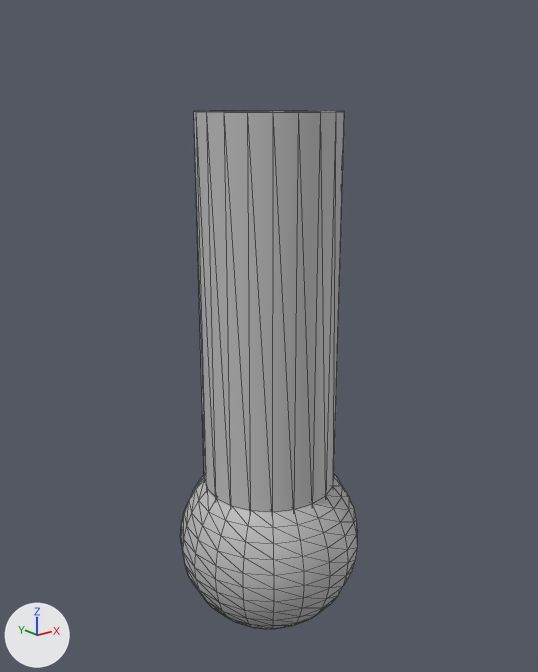
An edit to the FBX model Assets/PlayerFbx/FootLegs.fbx, drawn before and after from the same camera.
Camera for both pictures: a 50 mm lens placed at (-0.0323, -0.0403, 0.0395), pointed at (0.0003, 0.0004, 0.0233). Lighting does not change. The marker at lower left points along +X, +Y and +Z. Mesh edges are drawn as thin lines. Where no turn or scale is listed for an object, it has been applied to the vertices. Vertices at the same position are counted once.
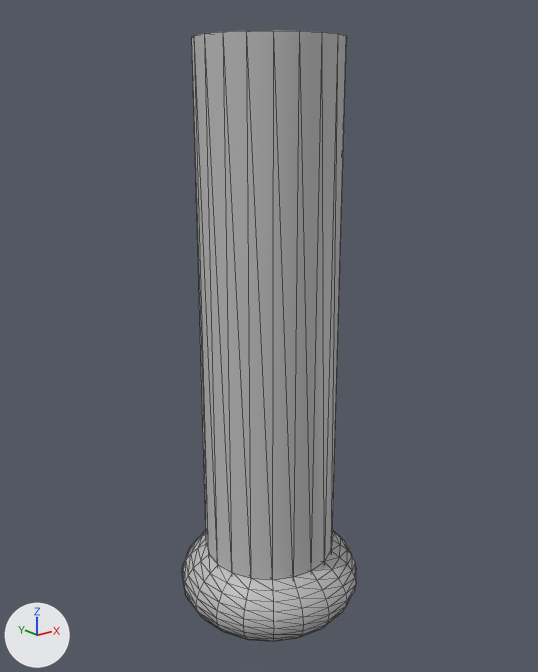
What the commit changed:
me_mesh_001 has 382 vertices, 760 faces and spans x -0.007..0.007, y -0.007..0.007, z -0.007..0.007.
me_mesh_001 is used by ob_psphere1; location (0.0, 0.0, 0.007).
me_mesh_001 part 1: the whole mesh is scaled about its middle by (1, 1, 0.534).
me_mesh has 42 vertices, 80 faces and spans x -0.005..0.005, y -0.005..0.005, z -0.014..0.014.
me_mesh is used by ob_pcylinder1; location (0.0, 0.0, 0.025).
me_mesh part 2: the whole mesh is scaled about its middle by (1, 1, 1.35).
Object 'pSphere1' (ob_psphere1) moves from (0.0, 0.0, 0.007) to (0.0, 0.0, 0.0037).
Object 'pCylinder1' (ob_pcylinder1) moves from (0.0, 0.0, 0.025) to (0.0, 0.0, 0.02468).

Where the change shows, as pixel boxes [x1, y1, x2, y2] in the pictures (538 x 672 px):
'pCylinder1', mesh rescaled, moved (36% taller): before [194, 110, 345, 513]; after [192, 30, 347, 580]
'pSphere1', mesh rescaled, moved (28% shorter): before [180, 474, 358, 629]; after [182, 531, 356, 642]
